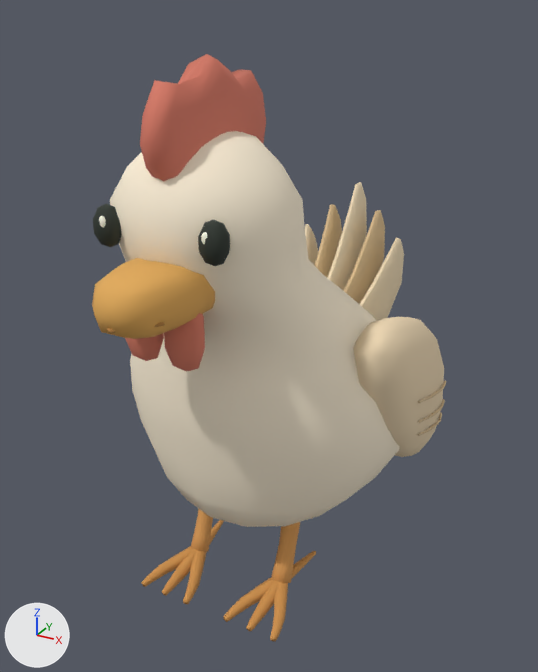
Two versions of the glTF model assets/art-v1/chicken-lod.gltf, one commit apart.
Both versions are drawn from a camera (50 mm lens) standing at (0.594, -1.045, 1.021) and looking at (0.006, 0.024, 0.486). The axes (+X, +Y, +Z) are drawn at lower left. The lights are the same throughout. The older version comes first. Where no turn or scale is listed for an object, it has been applied to the vertices.

Names of what the first picture shows: 'ankle-1', 'continuous-body-neck', 'eye--1', 'eye-1', 'eye-sparkle--1', 'scalloped-comb', 'sculpted-wing-1', 'tail-feather-0', 'tail-feather-1', 'tail-feather-2', 'tail-feather-3', 'tail-feather-4', 'upper-beak', 'wattle--1', 'wattle-1' and 14 more.
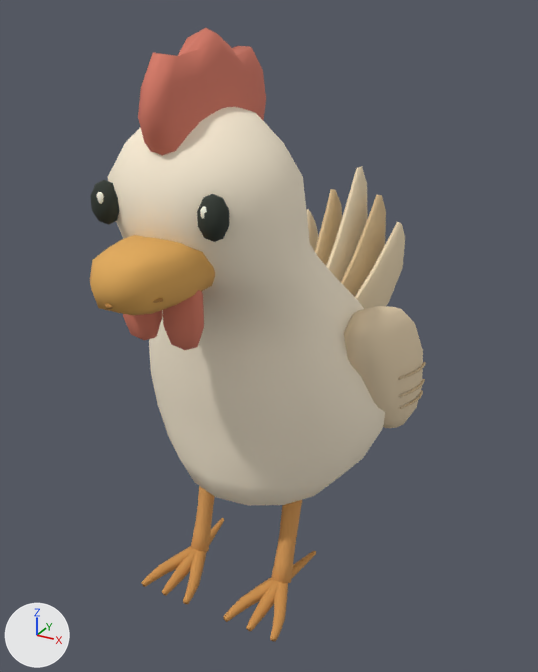
Boxes [x1, y1, x2, y2] around the edits, measured in the pictures (538 x 672 px):
'continuous-body-neck', reshaped: before [110, 131, 399, 527]; after [108, 107, 385, 506]
'scalloped-comb', moved: before [140, 54, 266, 181]; after [138, 28, 266, 156]
'upper-beak', moved: before [92, 258, 215, 339]; after [90, 235, 215, 315]
'sculpted-wing-1', reshaped (13% narrower, 13% shorter): before [353, 317, 444, 457]; after [344, 306, 423, 428]
'tail-feather-2', moved: before [327, 182, 367, 291]; after [326, 166, 368, 282]
'wattle-1', moved: before [164, 313, 205, 371]; after [163, 290, 204, 350]
'tail-feather-4', moved: before [360, 237, 404, 321]; after [355, 222, 405, 309]
'eye-1', moved: before [198, 219, 230, 266]; after [197, 194, 230, 242]
'eye--1', moved: before [93, 204, 122, 247]; after [90, 180, 119, 225]
'wattle--1', moved: before [125, 333, 164, 361]; after [123, 310, 163, 340]
'tail-feather-1', moved: before [315, 205, 342, 277]; after [315, 189, 342, 265]
'tail-feather-0', moved: before [305, 224, 318, 266]; after [306, 209, 318, 251]
'eye-sparkle--1', moved: before [99, 216, 106, 228]; after [96, 192, 104, 204]

Edits to the bpy script that builds the scene:
```text
Change me_continuous_body_neck:
    remove me_continuous_body_neck.from_pydata(...)  # 257 vertices, 510 faces; spans x -0.258..0.264, y -0.286..0.286, z 0.131..0.869
    add me_continuous_body_neck.from_pydata(...)  # 257 vertices, 510 faces; spans x -0.223..0.228, y -0.286..0.251, z 0.164..0.902
    me_continuous_body_neck part 1: 257 of 257 vertices moved; they spanned x -0.258..0.264, y -0.286..0.286, z 0.131..0.869 and now span x -0.223..0.228, y -0.286..0.251, z 0.164..0.902; mean shift (0.0, 0.0, 0.033)
Change me_eye__1:
    remove me_eye__1.from_pydata(...)  # 34 vertices, 64 faces; spans x -0.1088..-0.0651, y -0.2869..-0.2494, z 0.7142..0.7765
    add me_eye__1.from_pydata(...)  # 34 vertices, 64 faces; spans x -0.1088..-0.0651, y -0.2869..-0.2494, z 0.747..0.8093
    me_eye__1 part 2: the whole mesh is moved by (0.0, 0.0, 0.0328)
Change me_eye_sparkle__1:
    remove me_eye_sparkle__1.from_pydata(...)  # 34 vertices, 64 faces; spans x -0.0899..-0.0774, y -0.2868..-0.279, z 0.7454..0.7634
    add me_eye_sparkle__1.from_pydata(...)  # 34 vertices, 64 faces; spans x -0.0899..-0.0774, y -0.2868..-0.279, z 0.7782..0.7962
    me_eye_sparkle__1 part 3: the whole mesh is moved by (0.0, 0.0, 0.0328)
Change me_wattle__1:
    remove me_wattle__1.from_pydata(...)  # 34 vertices, 64 faces; spans x -0.0667..-0.0038, y -0.2911..-0.2518, z 0.551..0.6708
    add me_wattle__1.from_pydata(...)  # 34 vertices, 64 faces; spans x -0.0667..-0.0038, y -0.2911..-0.2518, z 0.5838..0.7036
    me_wattle__1 part 4: the whole mesh is moved by (0.0, 0.0, 0.0328)
Change me_sculpted_wing_1:
    remove me_sculpted_wing_1.from_pydata(...)  # 68 vertices, 132 faces; spans x 0.167..0.29, y -0.071..0.266, z 0.23..0.566
    add me_sculpted_wing_1.from_pydata(...)  # 68 vertices, 132 faces; spans x 0.146..0.249, y -0.054..0.249, z 0.282..0.578
    me_sculpted_wing_1 part 5: the whole mesh is multiplied about its middle by the matrix ((0.833, 0.0, 0.0), (0.0, 0.87, -0.044), (0.0, 0.001, 0.884)), then moved by (-0.031, 0.002, 0.032)
Change me_eye_1:
    remove me_eye_1.from_pydata(...)  # 34 vertices, 64 faces; spans x 0.0651..0.1088, y -0.2869..-0.2494, z 0.7142..0.7765
    add me_eye_1.from_pydata(...)  # 34 vertices, 64 faces; spans x 0.0651..0.1088, y -0.2869..-0.2494, z 0.747..0.8093
    me_eye_1 part 6: the whole mesh is moved by (0.0, 0.0, 0.0328)
Change me_wattle_1:
    remove me_wattle_1.from_pydata(...)  # 34 vertices, 64 faces; spans x 0.0038..0.0667, y -0.2911..-0.2518, z 0.551..0.6708
    add me_wattle_1.from_pydata(...)  # 34 vertices, 64 faces; spans x 0.0038..0.0667, y -0.2911..-0.2518, z 0.5838..0.7036
    me_wattle_1 part 7: the whole mesh is moved by (0.0, 0.0, 0.0328)
Change me_upper_beak:
    remove me_upper_beak.from_pydata(...)  # 52 vertices, 100 faces; spans x -0.069..0.069, y -0.386..-0.206, z 0.624..0.711
    add me_upper_beak.from_pydata(...)  # 52 vertices, 100 faces; spans x -0.069..0.069, y -0.386..-0.206, z 0.657..0.744
    me_upper_beak part 8: the whole mesh is moved by (0.0, 0.0, 0.033)
Change me_scalloped_comb:
    remove me_scalloped_comb.from_pydata(...)  # 93 vertices, 182 faces; spans x -0.036..0.037, y -0.283..0.004, z 0.782..0.965
    add me_scalloped_comb.from_pydata(...)  # 93 vertices, 182 faces; spans x -0.036..0.037, y -0.283..0.004, z 0.815..0.998
    me_scalloped_comb part 9: the whole mesh is moved by (0.0, 0.0, 0.033)
Change me_tail_feather_0:
    remove me_tail_feather_0.from_pydata(...)  # 47 vertices, 90 faces; spans x -0.106..-0.038, y 0.175..0.426, z 0.366..0.593
    add me_tail_feather_0.from_pydata(...)  # 47 vertices, 90 faces; spans x -0.106..-0.038, y 0.175..0.426, z 0.399..0.626
    me_tail_feather_0 part 10: the whole mesh is moved by (0.0, 0.0, 0.033)
Change me_tail_feather_1:
    remove me_tail_feather_1.from_pydata(...)  # 47 vertices, 90 faces; spans x -0.053..-0.001, y 0.172..0.441, z 0.368..0.64
    add me_tail_feather_1.from_pydata(...)  # 47 vertices, 90 faces; spans x -0.053..-0.001, y 0.172..0.441, z 0.401..0.673
    me_tail_feather_1 part 11: the whole mesh is moved by (0.0, 0.0, 0.033)
Change me_tail_feather_2:
    remove me_tail_feather_2.from_pydata(...)  # 47 vertices, 90 faces; spans x 0.0..0.041, y 0.17..0.454, z 0.37..0.687
    add me_tail_feather_2.from_pydata(...)  # 47 vertices, 90 faces; spans x 0.0..0.041, y 0.17..0.454, z 0.403..0.72
    me_tail_feather_2 part 12: the whole mesh is moved by (0.0, 0.0, 0.033)
Change me_tail_feather_4:
    remove me_tail_feather_4.from_pydata(...)  # 47 vertices, 90 faces; spans x 0.059..0.127, y 0.173..0.425, z 0.365..0.592
    add me_tail_feather_4.from_pydata(...)  # 47 vertices, 90 faces; spans x 0.059..0.127, y 0.173..0.425, z 0.398..0.625
    me_tail_feather_4 part 13: the whole mesh is moved by (0.0, 0.0, 0.033)
```
